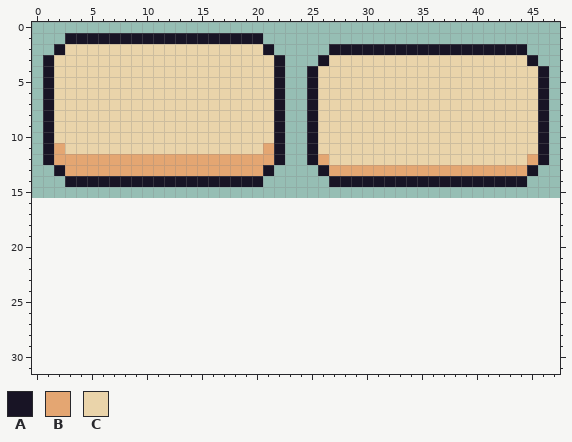
Edited in one commit: pixel-art file (assets/textures/GUI/big_buttons.aseprite). The picture above is the old version.
48x16 pixels, 1 frame. The old version is drawn lined up with the new one, on the new canvas.
Palette (. is transparent): A #181425  B #e4a672  C #ead4aa
Pixels before, first column x 1:
 1 ..AAAAAAAAAAAAAAAAAA..........................
 2 .ACCCCCCCCCCCCCCCCCCA.....AAAAAAAAAAAAAAAAAA..
 3 ACCCCCCCCCCCCCCCCCCCCA...ACCCCCCCCCCCCCCCCCCA.
 4 ACCCCCCCCCCCCCCCCCCCCA..ACCCCCCCCCCCCCCCCCCCCA
 5 ACCCCCCCCCCCCCCCCCCCCA..ACCCCCCCCCCCCCCCCCCCCA
 6 ACCCCCCCCCCCCCCCCCCCCA..ACCCCCCCCCCCCCCCCCCCCA
 7 ACCCCCCCCCCCCCCCCCCCCA..ACCCCCCCCCCCCCCCCCCCCA
 8 ACCCCCCCCCCCCCCCCCCCCA..ACCCCCCCCCCCCCCCCCCCCA
 9 ACCCCCCCCCCCCCCCCCCCCA..ACCCCCCCCCCCCCCCCCCCCA
10 ACCCCCCCCCCCCCCCCCCCCA..ACCCCCCCCCCCCCCCCCCCCA
11 ABCCCCCCCCCCCCCCCCCCBA..ACCCCCCCCCCCCCCCCCCCCA
12 ABBBBBBBBBBBBBBBBBBBBA..ABCCCCCCCCCCCCCCCCCCBA
13 .ABBBBBBBBBBBBBBBBBBA....ABBBBBBBBBBBBBBBBBBA.
14 ..AAAAAAAAAAAAAAAAAA......AAAAAAAAAAAAAAAAAA..
New version:
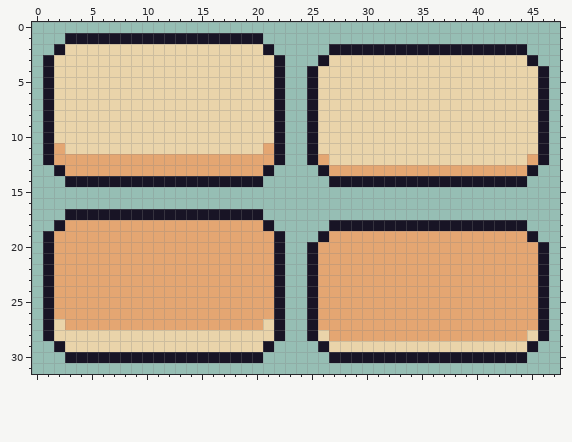
From old to new:
canvas 48x16 -> 48x32
There is now colour A in row 17 at x 3 to 20; in row 18 at x 2, 21 and 27 to 44; in row 19 at x 1, 22, 26 and 45; in rows 20 to 28 at x 1, 22, 25 and 46; in row 29 at x 2, 21, 26 and 45; in row 30 at x 3 to 20 and 27 to 44.
There is now colour B in row 18 at x 3 to 20; in row 19 at x 2 to 21 and 27 to 44; in rows 20 to 26 at x 2 to 21 and 26 to 45; in row 27 at x 3 to 20 and 26 to 45; in row 28 at x 27 to 44.
There is now colour C in row 27 at x 2 and 21; in row 28 at x 2 to 21, 26 and 45; in row 29 at x 3 to 20 and 27 to 44.
